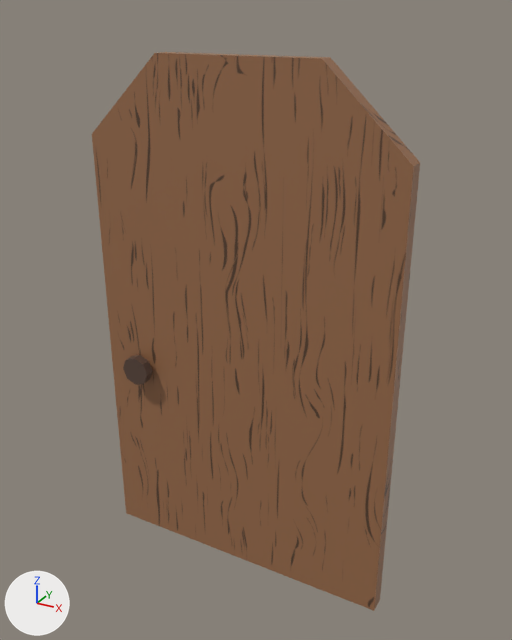
Before and after pictures for a commit that changed the FBX model IMD4006TermProject/Assets/Visual Assets/Models/door.fbx.
Rendered twice from a 50 mm lens placed at (3.15, -5.5, 5.61), pointed at (0.1, 0.04, 2.84). Lighting does not change. The marker at lower left points along +X, +Y and +Z. Where no turn or scale is listed for an object, it has been applied to the vertices.

The first picture shows 'geo_door'.
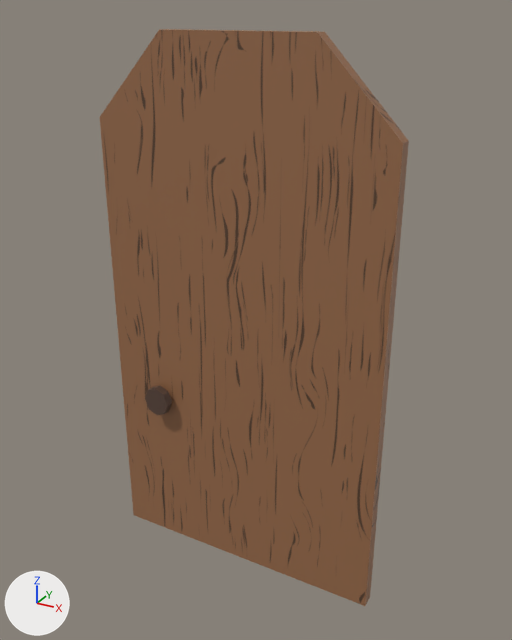
Changed parts and their boxes (x1, y1, x2, y2) in the pictures (512 x 640 px; the box of a moved part takes in the faces that stretch with it):
'geo_door', reshaped
    before: (92, 52, 420, 611)
    after: (100, 29, 409, 606)
part 1 of me_mesh, moved or reshaped
    before: (123, 355, 153, 385)
    after: (145, 385, 172, 415)
part 2 of me_mesh, moved or reshaped
    before: (92, 52, 420, 611)
    after: (100, 29, 409, 606)

The change in detail:
me_mesh has 168 vertices, 168 faces and spans x -1.58..1.58, y -0.24..0.24, z 0.0..5.26.
me_mesh is used by ob_geo_door; location (0.0, -0.07, 0.0).
me_mesh part 1: the loose piece of 42 vertices spanning x -1.31..-0.99, y -0.24..-0.07, z 1.96..2.28 is scaled about its middle by (0.935, 0.835, 1.04), then moved by (0.22, 0.03, -0.32).
me_mesh part 2: the loose piece of 84 vertices spanning x -1.58..1.58, y -0.08..0.09, z 0.0..5.26 is multiplied about the mesh origin by the matrix ((0.935, 0.0, 0.0), (0.0, 0.835, 0.0), (0.0, 0.0, 1.036)).
